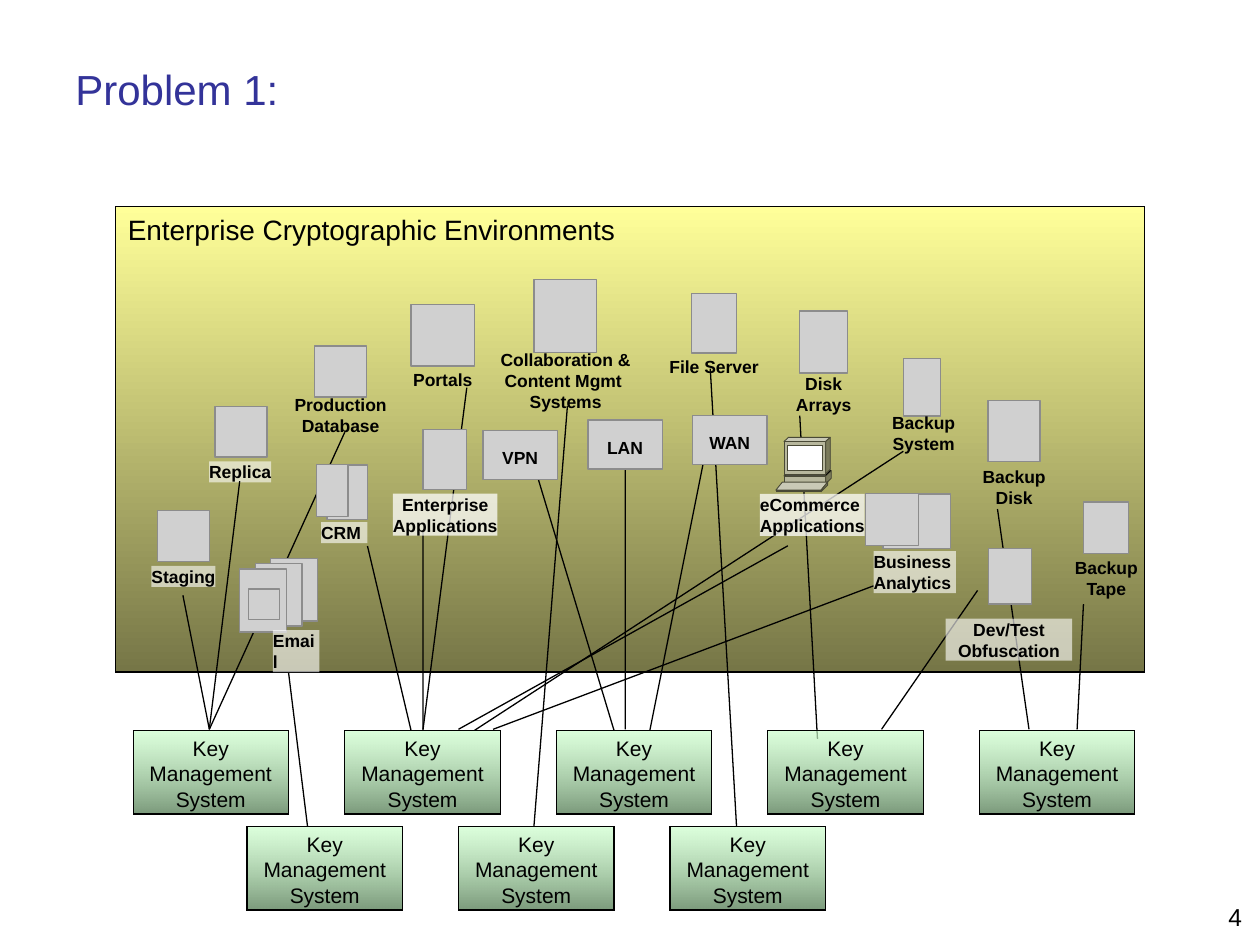
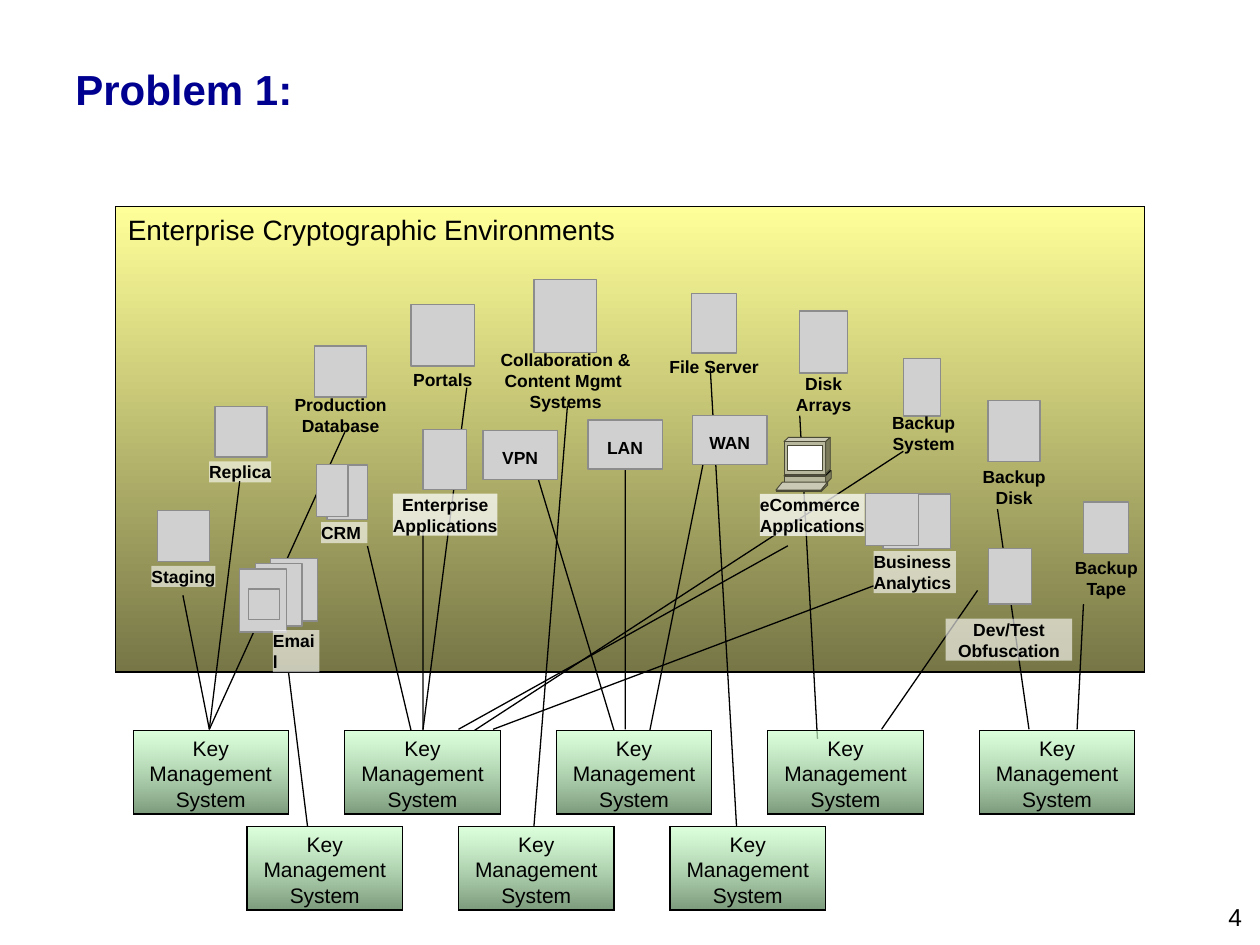
Before and after one commit to sedukull/pykmip-ws, a slide deck: slide 4 of docs/KMIP_Presentation.ppt. Drawn at 1260x945 pixels with LibreOffice and Linux fonts; fonts in the diff are those of the drawing; grey boxes stand for pictures; background and template pictures are left out. Boxes give left, top, right and bottom in pixels: in the first picture for what was removed or moved away, otherwise in the second. Text is boxed around its words. In the diff, an @@ line names an element or a change of style, - is before the commit and + after.

```diff
--- a/docs/KMIP_Presentation.ppt
+++ b/docs/KMIP_Presentation.ppt
@@ text "Problem 1:" at [75,74,292,106]: text colour #333399 to #000090, bold on @@
```
Also in this commit, not shown: 12 other slides changed, 4 slides added, 1 slide removed, 8 other files.
